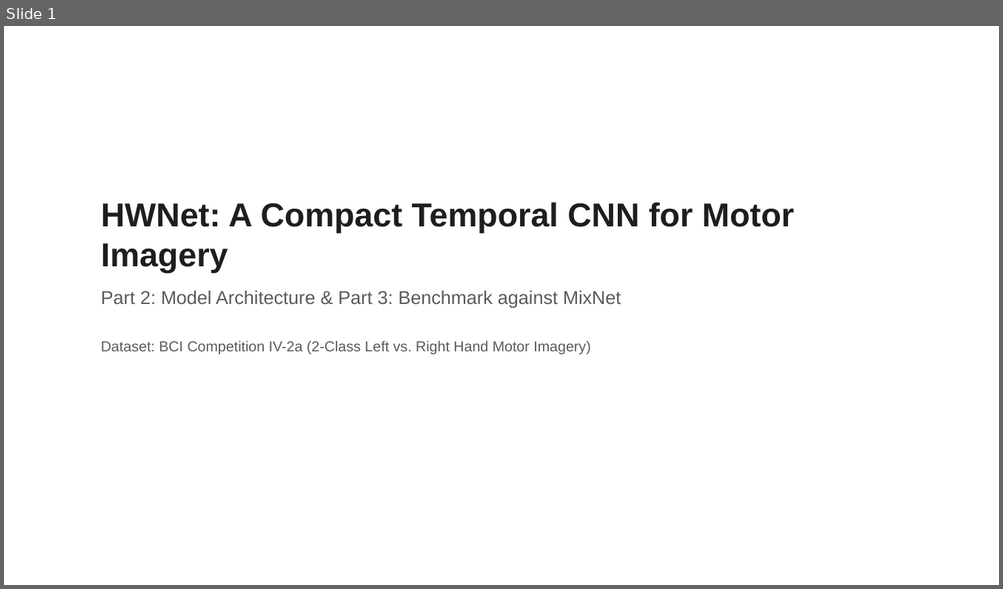
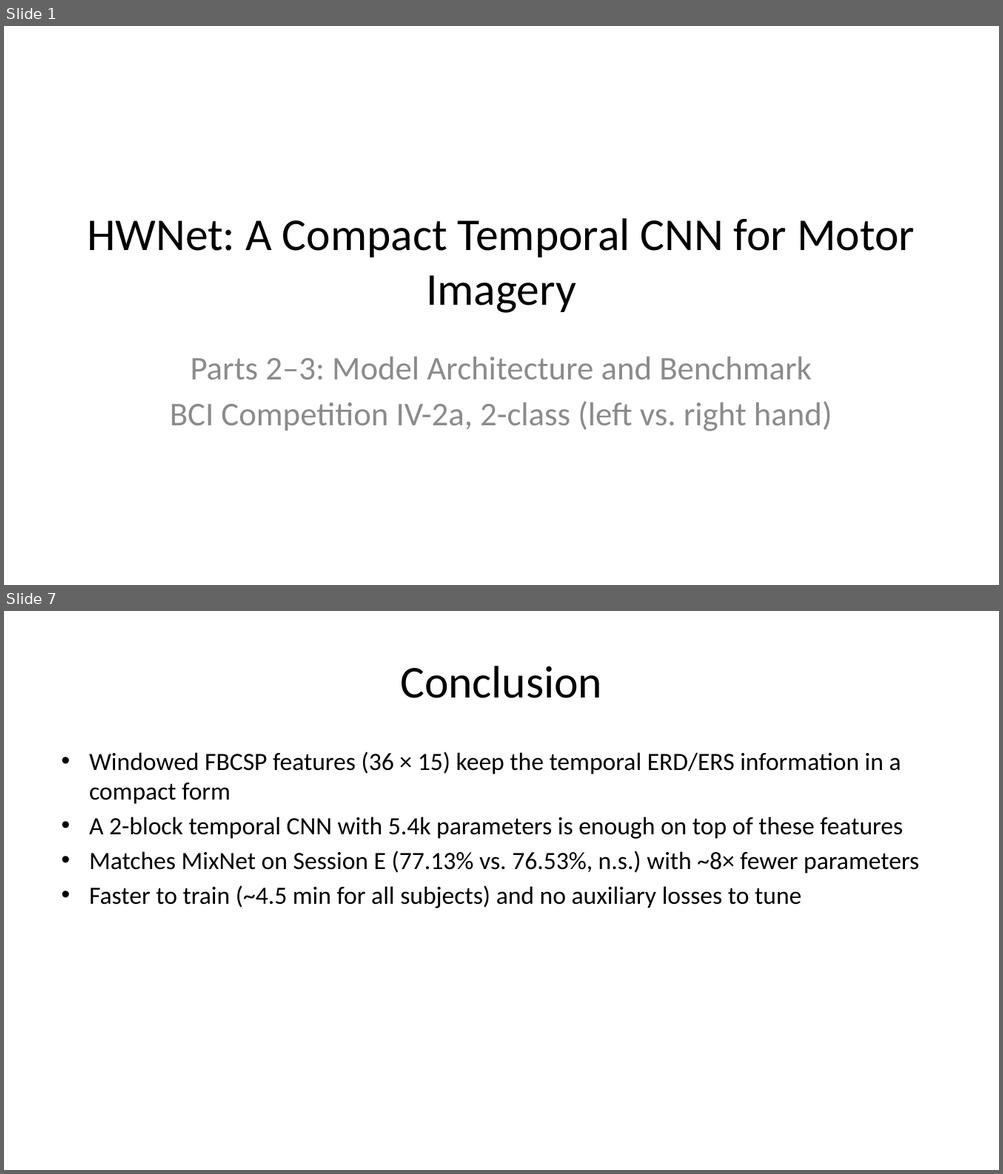
Before and after one commit to pratch/frontier-hw-bci, a slide deck: docs/HWNet_Presentation.pptx. Shown one above the other, each under a label of ours: slide 1 before the commit, slides 1 and 7 after it; the slides between them are not shown. The pictures are 1003x589 and 1003x1174 pixels, drawn with LibreOffice and Linux fonts; fonts in the diff are those of the drawing. Boxes give left, top, right and bottom in pixels: in the first picture for what was removed or moved away, otherwise in the second. Text is boxed around its words. In the diff, an @@ line names an element or a change of style, - is before the commit and + after.

```diff
--- a/docs/HWNet_Presentation.pptx
+++ b/docs/HWNet_Presentation.pptx
@@ slide 7 added at (x1=4, y1=611, x2=999, y2=1170), background #FFFFFF @@
@@ title added at (x1=400, y1=666, x2=602, y2=698), 44 pt, text #000000 @@
+Conclusion
@@ text added at (x1=89, y1=752, x2=919, y2=908), 24 pt, text #000000 @@
+• Windowed FBCSP features (36 × 15) keep the temporal ERD/ERS information in a compact form
+• A 2-block temporal CNN with 5.4k parameters is enough on top of these features
+• Matches MixNet on Session E (77.13% vs. 76.53%, n.s.) with ~8× fewer parameters
+• Faster to train (~4.5 min for all subjects) and no auxiliary losses to tune
@@ slide 1 changed as well @@
@@ title "HWNet: A Compact Temporal CNN ..." moved from (x1=101, y1=202, x2=794, y2=355) to (x1=87, y1=218, x2=914, y2=313) @@
@@ title "HWNet: A Compact Temporal CNN ..." at (x1=87, y1=218, x2=914, y2=313): size 32 to 44 pt, font Arial to Calibri, text colour #1E1E1E to #000000, bold off; alignment left to centre; vertical alignment top to middle @@
@@ title at (x1=101, y1=290, x2=620, y2=355): paragraphs removed @@
-Part 2: Model Architecture & Part 3: Benchmark against MixNet
-Dataset: BCI Competition IV-2a (2-Class Left vs. Right Hand Motor Imagery)
@@ subtitle added at (x1=170, y1=357, x2=832, y2=432), 32 pt, text #8C8C8C @@
+Parts 2–3: Model Architecture and Benchmark
+BCI Competition IV-2a, 2-class (left vs. right hand)
```
Also in this commit, not shown: 3 other slides changed, 2 other slides added, 3 slides removed, 4 other files.
